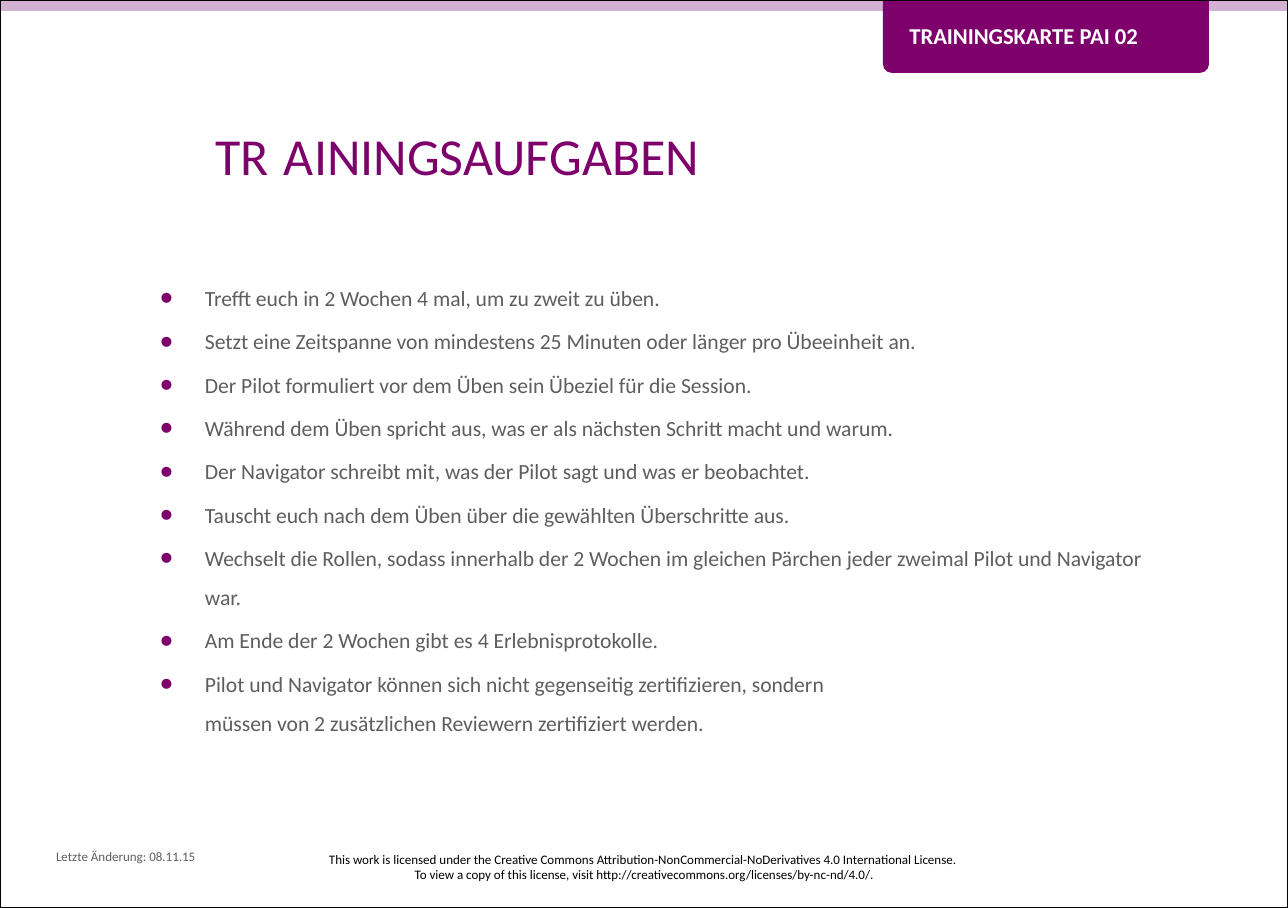
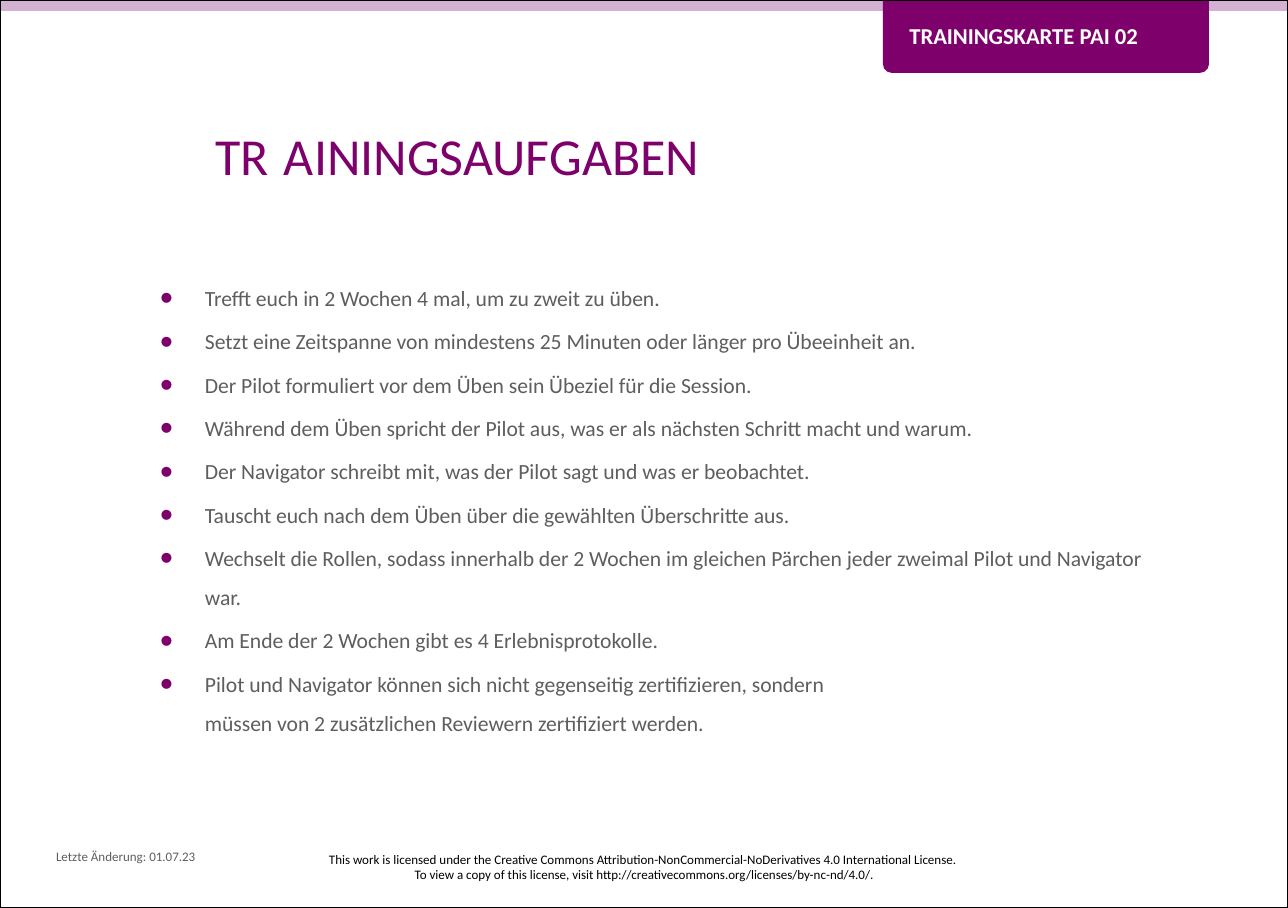
Before and after one commit to Teamtool/training-materials, a slide deck: slide 2 of training-cards/music moves/Pairing (PAI)/ger/apprentice/ger_PAI_02_Zusammen_den_Nebel_lichten_MM_A.pptx. Drawn at 1288x908 pixels with LibreOffice and Linux fonts; fonts in the diff are those of the drawing; background and template pictures are left out. Boxes give left, top, right and bottom in pixels: in the first picture for what was removed or moved away, otherwise in the second. Text is boxed around its words. In the diff, an @@ line names an element or a change of style, - is before the commit and + after.

```diff
--- a/training-cards/music moves/Pairing (PAI)/ger/apprentice/ger_PAI_02_Zusammen_den_Nebel_lichten_MM_A.pptx
+++ b/training-cards/music moves/Pairing (PAI)/ger/apprentice/ger_PAI_02_Zusammen_den_Nebel_lichten_MM_A.pptx
@@ text at (205,418,972,440): text changed @@
-• Während dem Üben spricht aus, was er als nächsten Schritt macht und warum.
+• Während dem Üben spricht der Pilot aus, was er als nächsten Schritt macht und warum.
@@ text at (56,850,195,863): text changed @@
-Letzte Änderung: 08.11.15
+Letzte Änderung: 01.07.23
```
